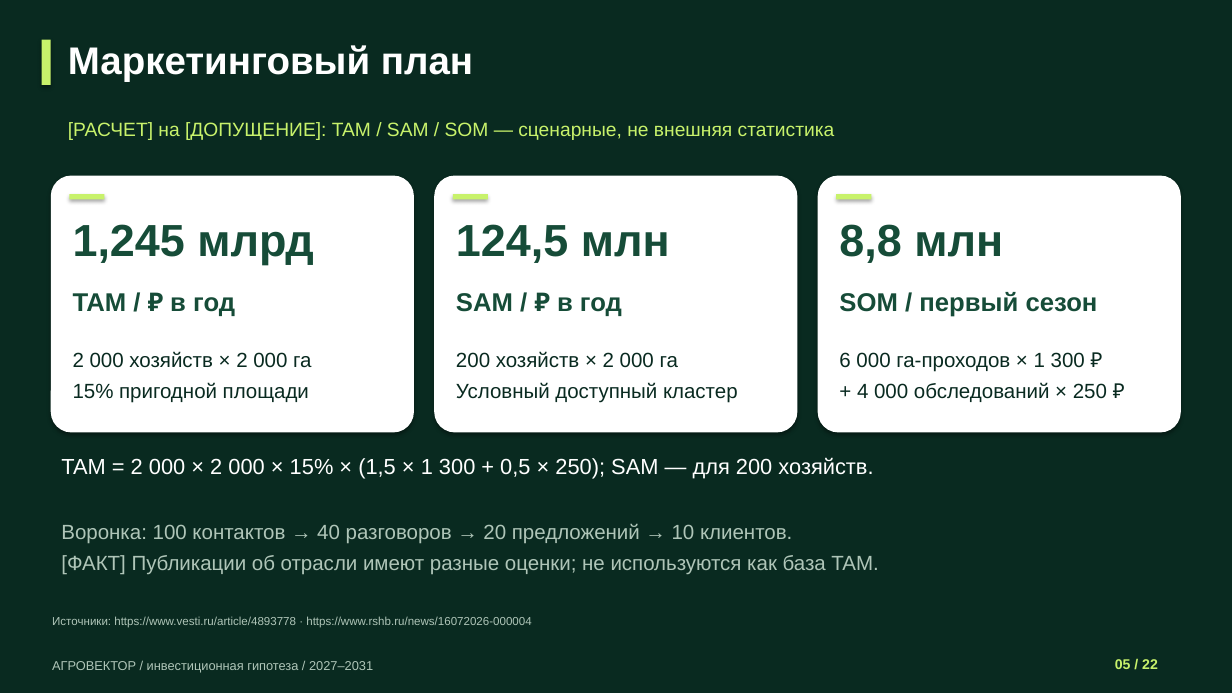
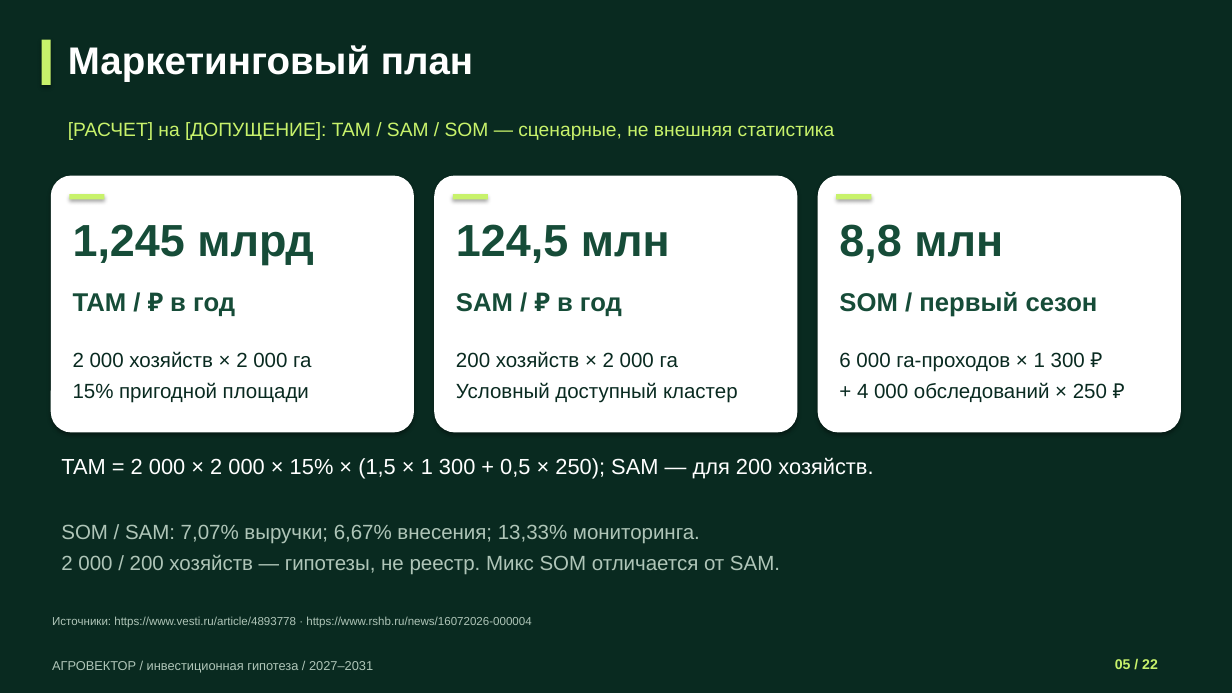
Before and after one commit to lalka1231/spareforge-business-plan, a slide deck: slide 5 of presentations/AGROVECTOR_22_SLIDES.pptx. Drawn at 1232x693 pixels with LibreOffice and Linux fonts; fonts in the diff are those of the drawing. Boxes give left, top, right and bottom in pixels: in the first picture for what was removed or moved away, otherwise in the second. Text is boxed around its words. In the diff, an @@ line names an element or a change of style, - is before the commit and + after.

```diff
--- a/presentations/AGROVECTOR_22_SLIDES.pptx
+++ b/presentations/AGROVECTOR_22_SLIDES.pptx
@@ text at bbox=[61, 524, 780, 575]: text changed @@
-Воронка: 100 контактов → 40 разговоров → 20 предложений → 10 клиентов.
-[ФАКТ] Публикации об отрасли имеют разные оценки; не используются как база TAM.
+SOM / SAM: 7,07% выручки; 6,67% внесения; 13,33% мониторинга.
+2 000 / 200 хозяйств — гипотезы, не реестр. Микс SOM отличается от SAM.
```
Also in this commit, not shown: 3 other slides changed, 14 other files.
